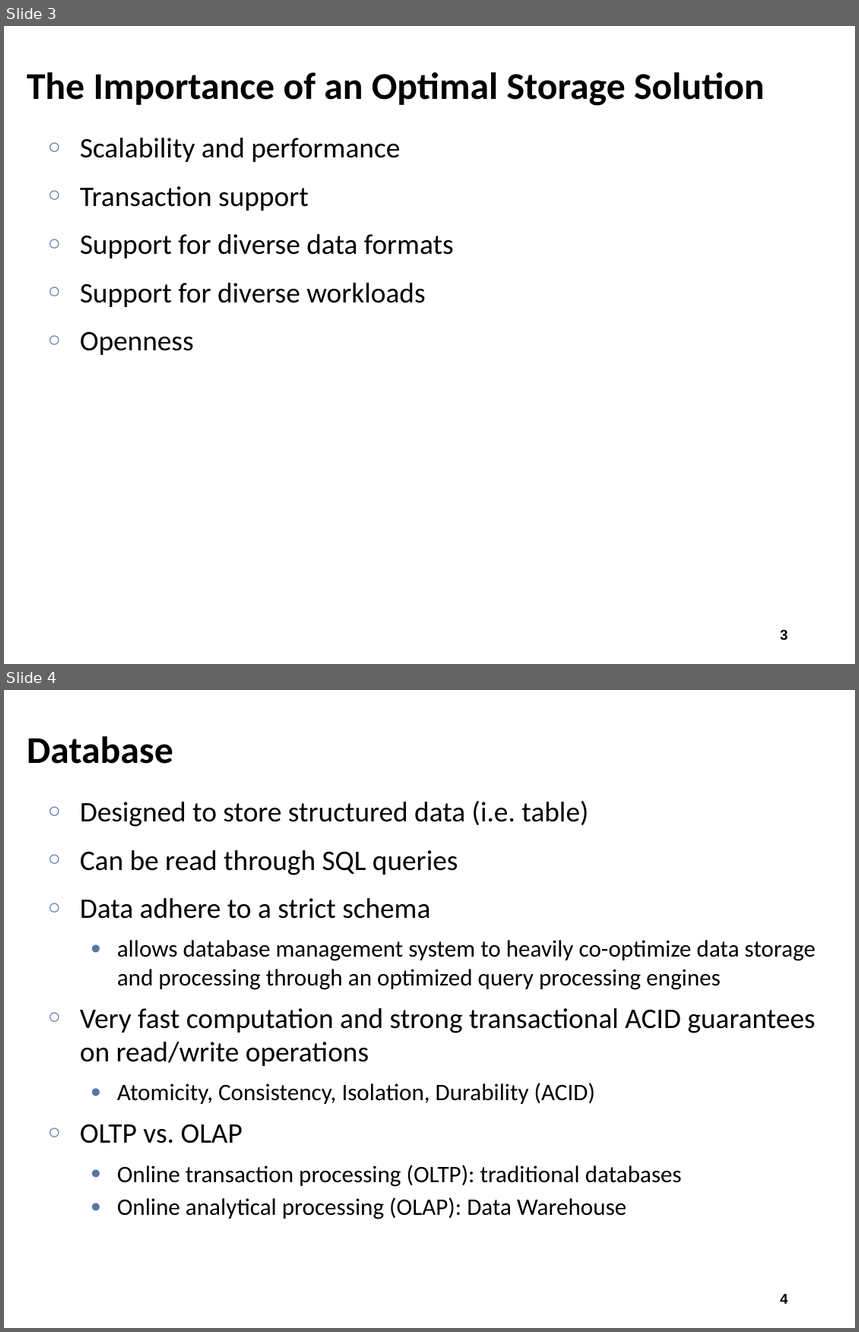
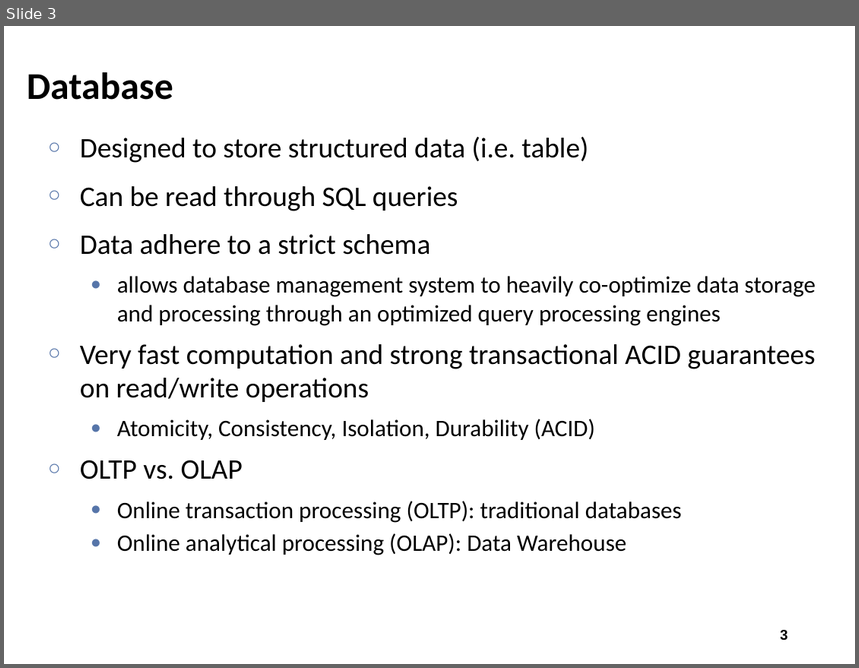
Before and after one commit to Noyii/NUS-Study-Material, a slide deck: Sem 2/Big Data for Data Science/Lectures/Lecture 11 - Delta Lake.pptx. Shown one above the other, each under a label of ours: slides 3 and 4 before the commit, slide 3 after it. The pictures are 859x1332 and 859x668 pixels, drawn with LibreOffice and Linux fonts; fonts in the diff are those of the drawing. Boxes give left, top, right and bottom in pixels: in the first picture for what was removed or moved away, otherwise in the second. Text is boxed around its words. In the diff, an @@ line names an element or a change of style, - is before the commit and + after.

```diff
--- a/Sem 2/Big Data for Data Science/Lectures/Lecture 11 - Delta Lake.pptx
+++ b/Sem 2/Big Data for Data Science/Lectures/Lecture 11 - Delta Lake.pptx
@@ slide 3 removed at (4, 26, 855, 664), background #FFFFFF @@
@@ title removed at (27, 72, 765, 106) @@
-The Importance of an Optimal Storage Solution
@@ text removed at (80, 138, 454, 355) @@
-○ Scalability and performance
-○ Transaction support
-○ Support for diverse data formats
-○ Support for diverse workloads
-○ Openness
@@ page number removed at (780, 630, 788, 641) @@
-3
@@ what was slide 4 is now slide 3 @@
@@ page number at (780, 630, 788, 641): text changed @@
-4
+3
```
Also in this commit, not shown: 1 slide changed, 1 other slide removed, 15 other files.
